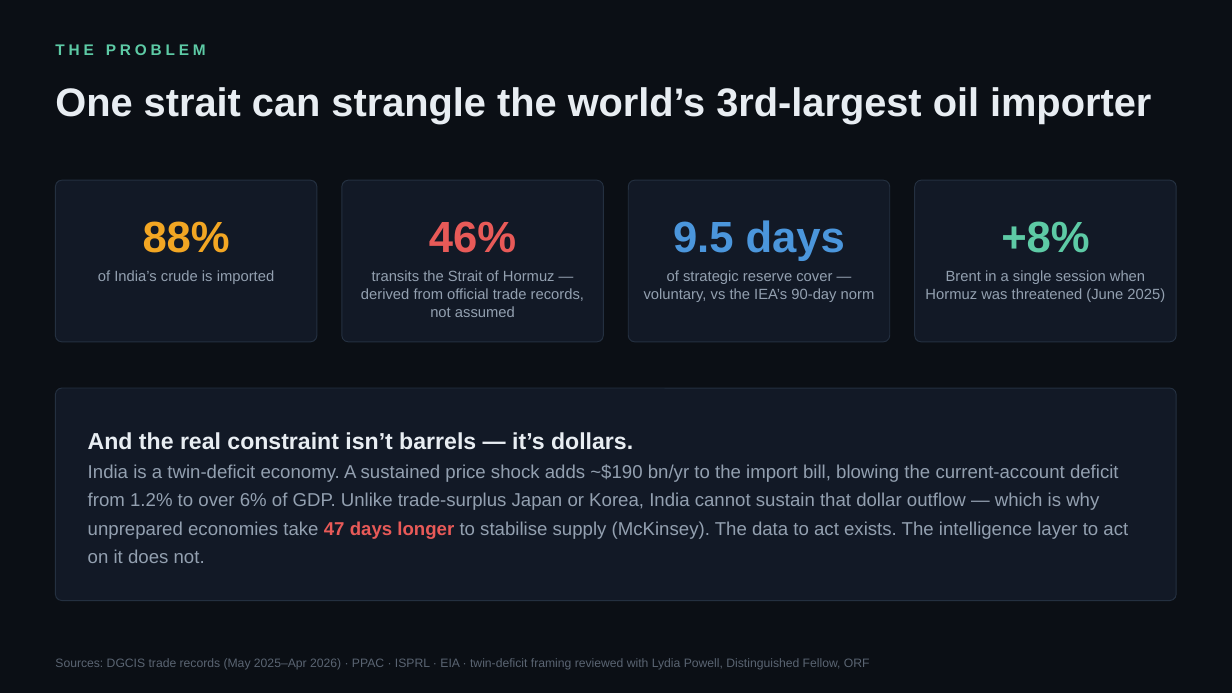
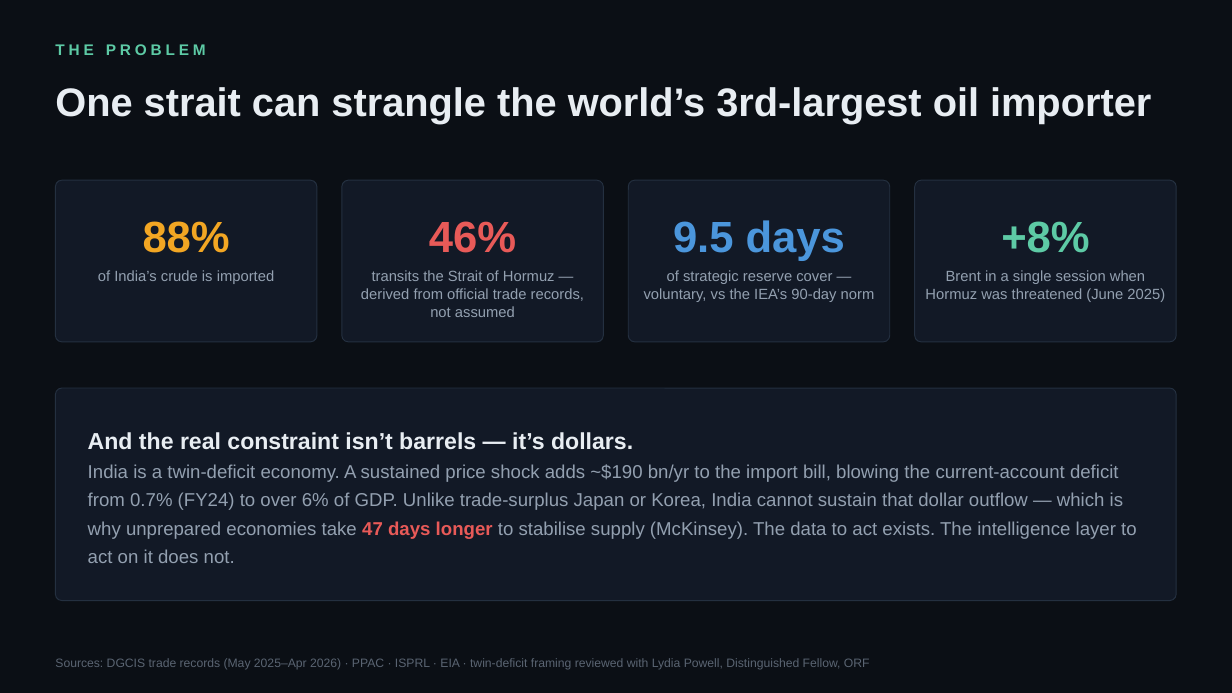
Before and after one commit to PureGenius369/Karnadhar, a slide deck: slide 2 of deliverables/KARNADHAR_Deck.pptx. Drawn at 1232x693 pixels with LibreOffice and Linux fonts; fonts in the diff are those of the drawing. Boxes give left, top, right and bottom in pixels: in the first picture for what was removed or moved away, otherwise in the second. Text is boxed around its words. In the diff, an @@ line names an element or a change of style, - is before the commit and + after.

Commit message:
Calculation audit fixes + India identity (Ashoka-Chakra helm logo)
Ran a 4-lens adversarial audit of the core calculations (energy economist,
petroleum engineer, macroeconomist, LP/OR) and fixed the confirmed defects:

- SANCTIONS were modelled as a global supply shock (biggest error). A Russia
  sanction went through the Hormuz cascade -> fictional Brent +71%, CAD 3.8%.
  But a sanction REDISTRIBUTES barrels (Russia->China); global Brent barely
  moves. Split economics by channel: Hormuz = global supply shock; sanction =
  discount-loss (India's real cost = ~$3.5bn/yr lost Urals discount + LP
  re-sourcing premium; CAD 0.7 -> 0.83%, not 3.8%); minor strait = freight
  premium. New compute_sanction_impact + economic_impact dispatcher; card 2
  shows the channel + honest labels.
- REFINERY WINDOWS were inverted (certain bug): the derived config gave the
  deep-conversion coker the NARROWEST crude window, barring Jamnagar (Nelson
  21) from light-sweet WTI/Saharan while a simple hydroskimmer could run them.
  A full coker is the MOST flexible asset. Window now widens with Nelson (deep
  14-47 incl. Merey + WTI; simple 28-44). Wedge still holds (naive infeasible
  on sulphur; smart feasible).
- MACRO vintage made consistent: GDP -> true FY24 $3,550bn (was FY25 $3,900bn),
  baseline CAD -> FY24 0.7% (was 1.2%). Errors were offsetting so the 6.1%
  headline is unchanged but now internally consistent; gross-vs-net choice
  documented (gross, per ORF USD-outflow framing).

- LOGO: the Ashoka Chakra rendered as a ship's helm wheel — Karnadhar = the
  helmsman; the tricolour rides the four helm handles; India sits at the teal
  command-centre hub. In the header + as the favicon (app/icon.svg).

Validation 57 -> 62 (sanction-channel + vintage checks). Deck/README/DEVLOG/
demo script updated; 0.7% FY24 baseline throughout. Production build clean.

```diff
--- a/deliverables/KARNADHAR_Deck.pptx
+++ b/deliverables/KARNADHAR_Deck.pptx
@@ text at (88, 432, 1137, 563): text changed @@
-And the real constraint isn’t barrels — it’s dollars.
-India is a twin-deficit economy. A sustained price shock adds ~$190 bn/yr to the import bill, blowing the current-account deficit from 1.2% to over 6% of GDP. Unlike trade-surplus Japan or Korea, India cannot sustain that dollar outflow — which is why unprepared economies take 47 days longer to stabilise supply (McKinsey). The data to act exists. The intelligence layer to act on it does not.
+And the real constraint isn’t barrels — it’s dollars.
+India is a twin-deficit economy. A sustained price shock adds ~$190 bn/yr to the import bill, blowing the current-account deficit from 0.7% (FY24) to over 6% of GDP. Unlike trade-surplus Japan or Korea, India cannot sustain that dollar outflow — which is why unprepared economies take 47 days longer to stabilise supply (McKinsey). The data to act exists. The intelligence layer to act on it does not.
```
Also in this commit, not shown: 2 other slides changed, 17 other files.
